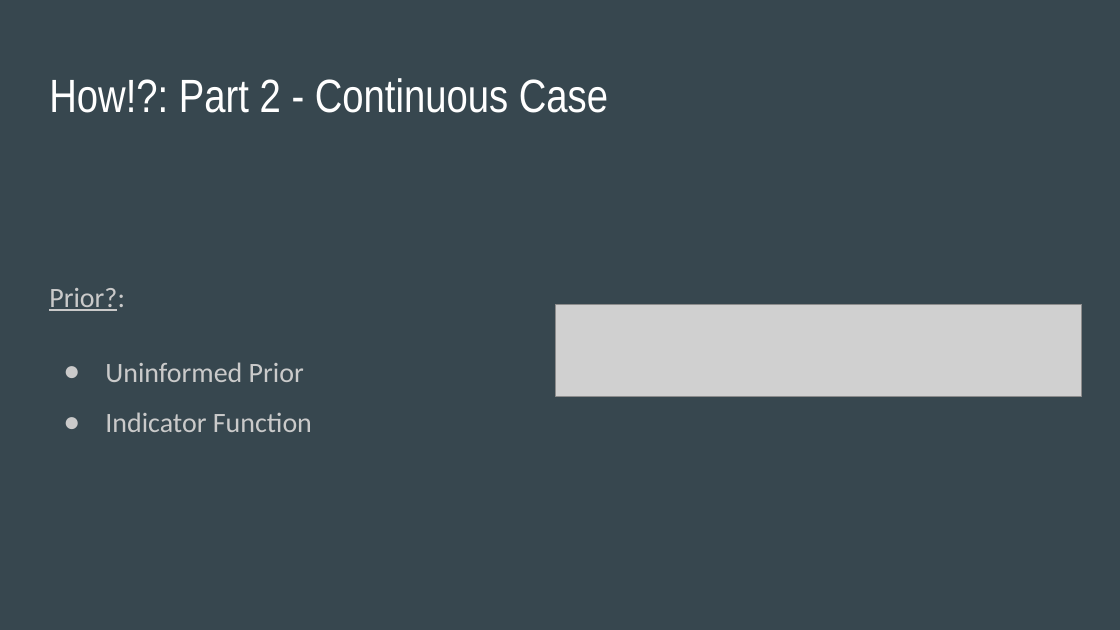
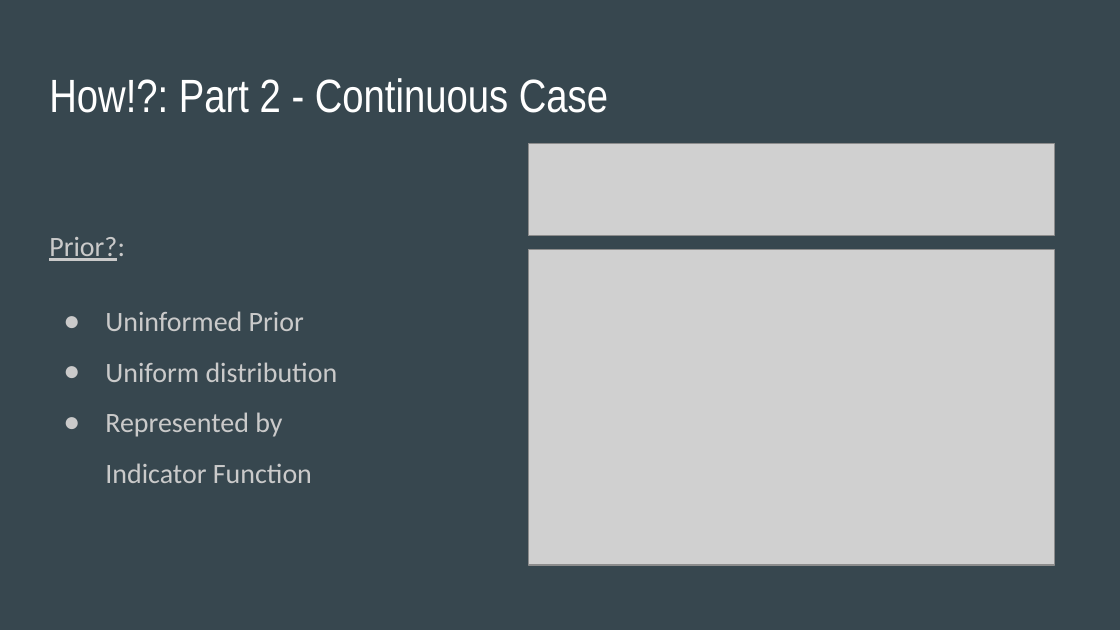
Before and after one commit to SThornewillvE/Hamburg_DS_Meetup_Bayesian-Stats_Intro, a slide deck: slide 31 of slides/intro_to_bayes_slides.pptx (slide 30 before the commit). Drawn at 1120x630 pixels with LibreOffice and Linux fonts; fonts in the diff are those of the drawing; grey boxes stand for pictures. Boxes give left, top, right and bottom in pixels: in the first picture for what was removed or moved away, otherwise in the second. Text is boxed around its words. In the diff, an @@ line names an element or a change of style, - is before the commit and + after.

```diff
--- a/slides/intro_to_bayes_slides.pptx
+++ b/slides/intro_to_bayes_slides.pptx
@@ picture: place and size @@
-picture at box(556, 305, 1082, 396)
+picture at box(529, 143, 1055, 235)
@@ picture added at box(529, 250, 1055, 566) @@
@@ text at box(105, 362, 338, 483): text changed @@
-● Indicator Function
+● Uniform distribution
+● Represented by
+  Indicator Function
```
Also in this commit, not shown: 1 other slide changed, 5 slides added, 1 other file.
